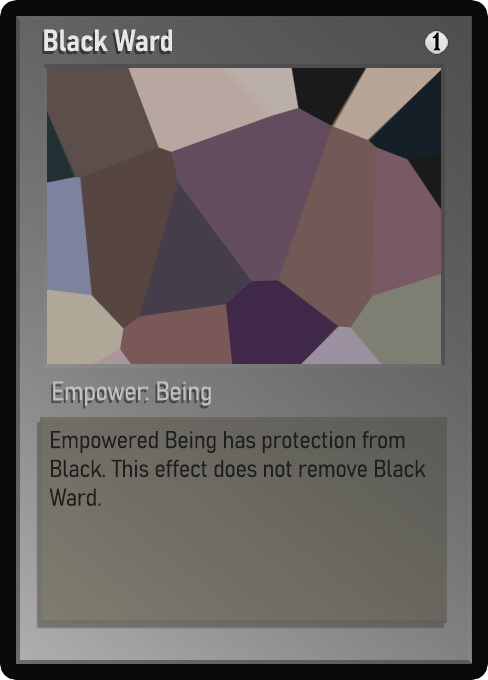
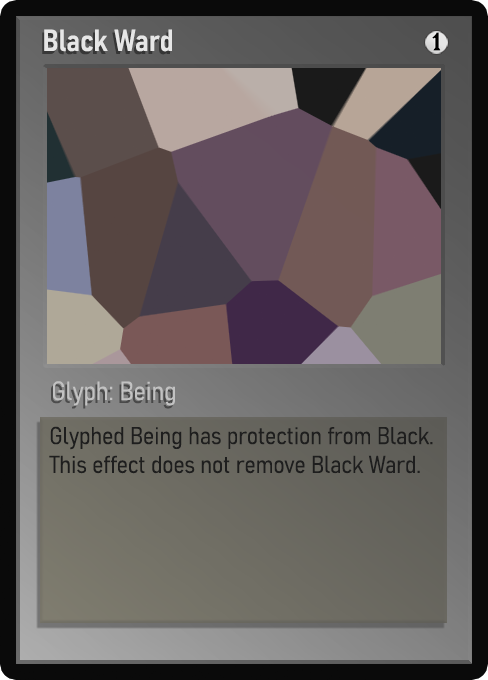
Layers edited between the first and the second 488 × 680 image:
painted on "Class" over (53, 381, 211, 406)
painted on "Desc_norm" over (49, 426, 433, 506)
